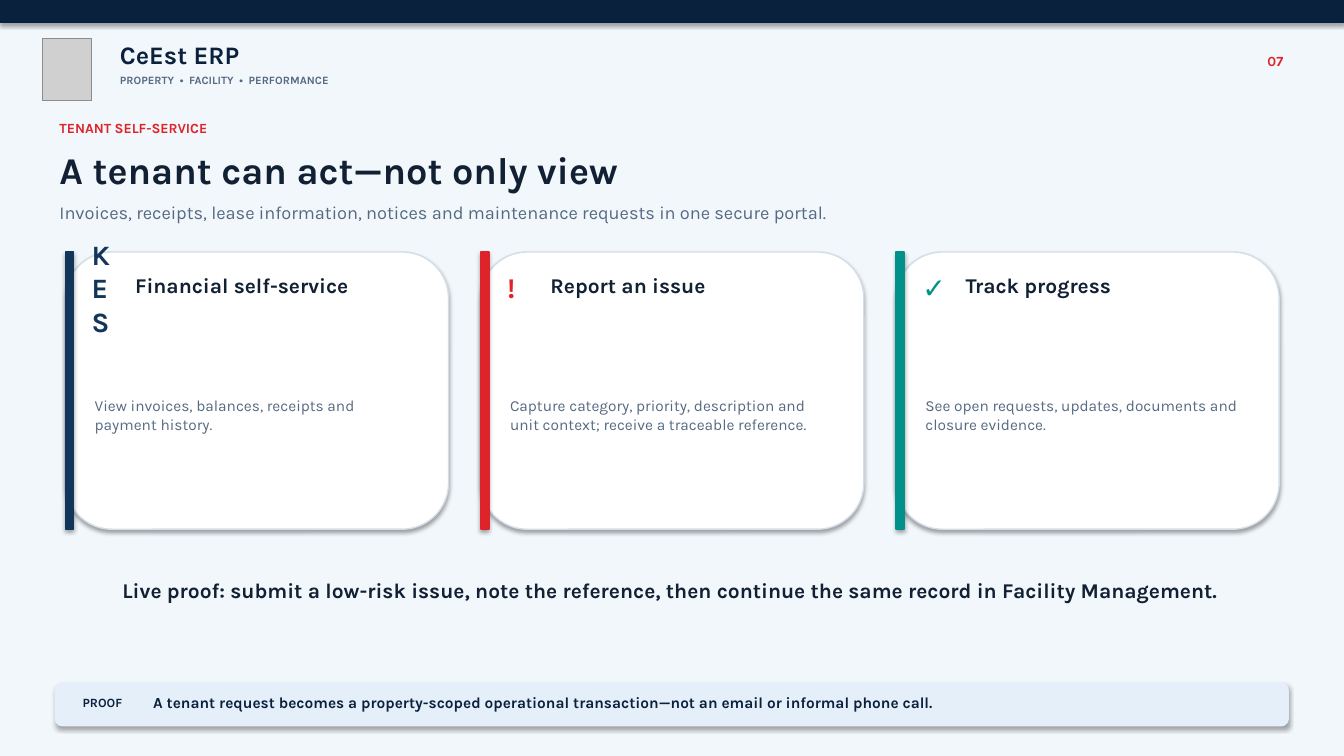
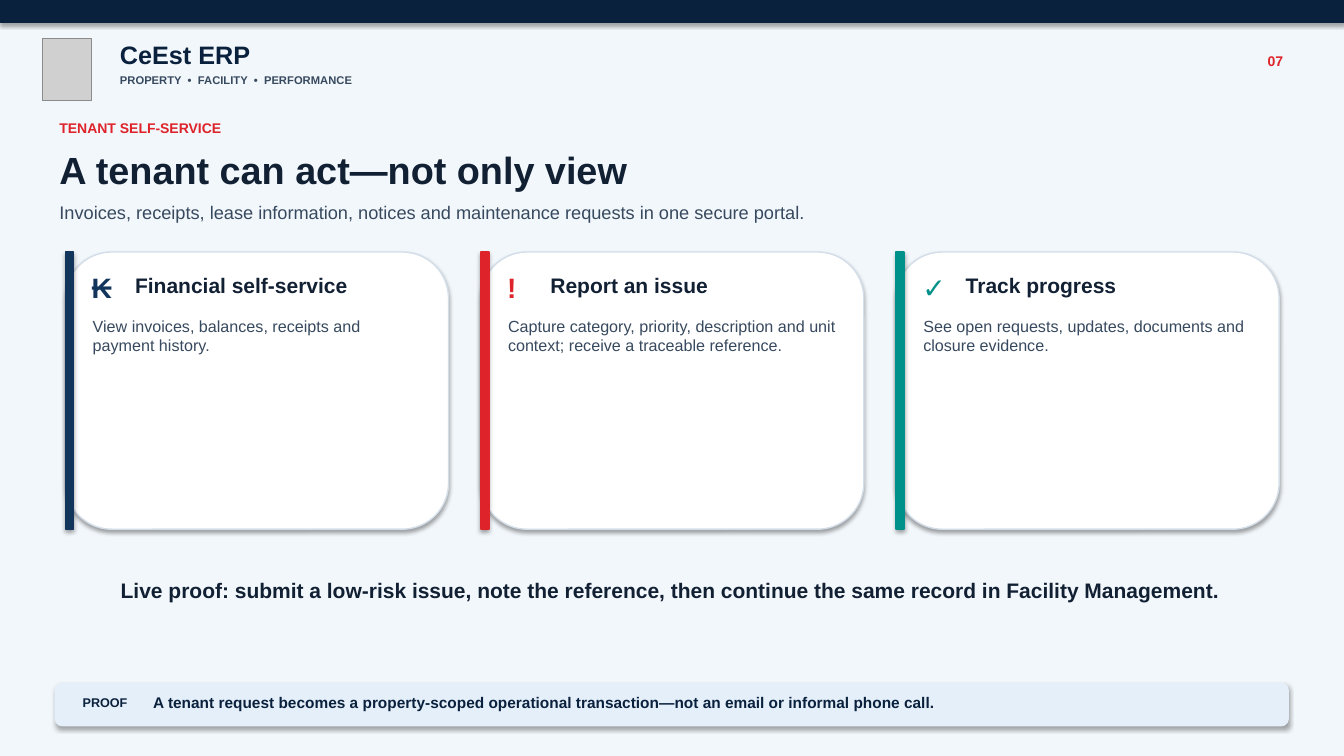
Before and after one commit to samnmbuguah/Center_Estates, a slide deck: slide 8 of docs/presentations/CeEst_ERP_Live_Demo_Presentation.pptx. Drawn at 1344x756 pixels with LibreOffice and Linux fonts; fonts in the diff are those of the drawing; grey boxes stand for pictures. Boxes give left, top, right and bottom in pixels: in the first picture for what was removed or moved away, otherwise in the second. Text is boxed around its words. In the diff, an @@ line names an element or a change of style, - is before the commit and + after.

```diff
--- a/docs/presentations/CeEst_ERP_Live_Demo_Presentation.pptx
+++ b/docs/presentations/CeEst_ERP_Live_Demo_Presentation.pptx
@@ text "PROPERTY • FACILITY • PERFORMANCE" at box(120, 76, 352, 84): font Karla to Arial, text colour #556982 to #37495E @@
@@ text "Invoices, receipts, lease information, notices ..." at box(59, 206, 804, 223): font Karla to Arial, text colour #556982 to #37495E @@
@@ text at box(88, 270, 128, 306): text changed; font Karla to Arial @@
-KES
+₭
@@ size 11 to 11.5 pt, font Karla to Arial, text colour #556982 to #37495E; vertical alignment middle to top in 3 elements at box(93, 320, 360, 355), box(508, 320, 835, 353), box(923, 320, 1244, 351) @@
@@ font Karla to Arial in 9 elements at box(120, 46, 250, 65), box(59, 123, 221, 133), box(59, 156, 627, 191), box(135, 277, 347, 294), box(550, 277, 708, 298), box(966, 277, 1116, 298), box(121, 582, 1218, 602), box(83, 698, 128, 707), box(153, 697, 934, 711) @@
```
Also in this commit, not shown: 16 other slides changed, 2 other files.
